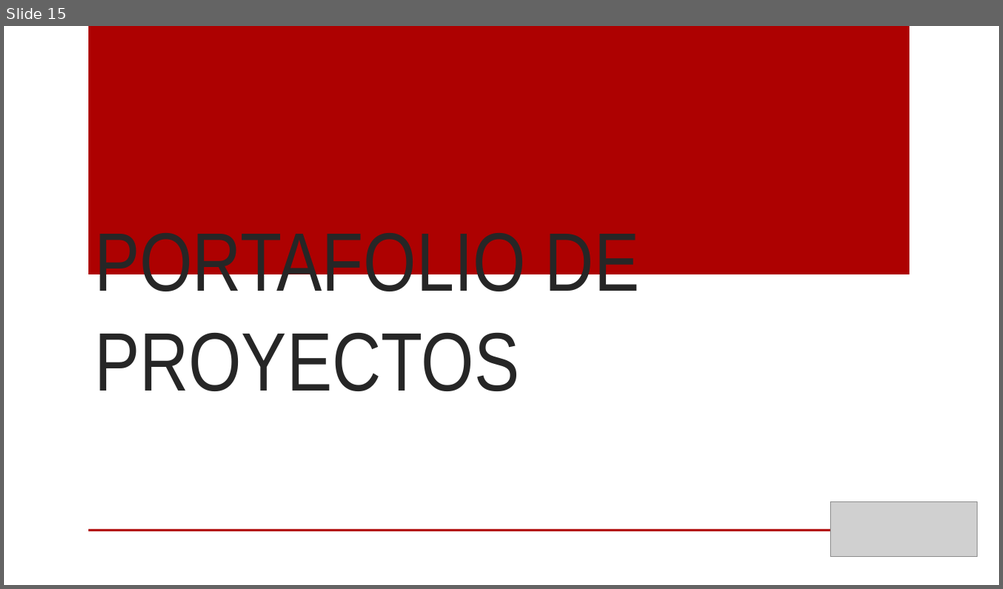
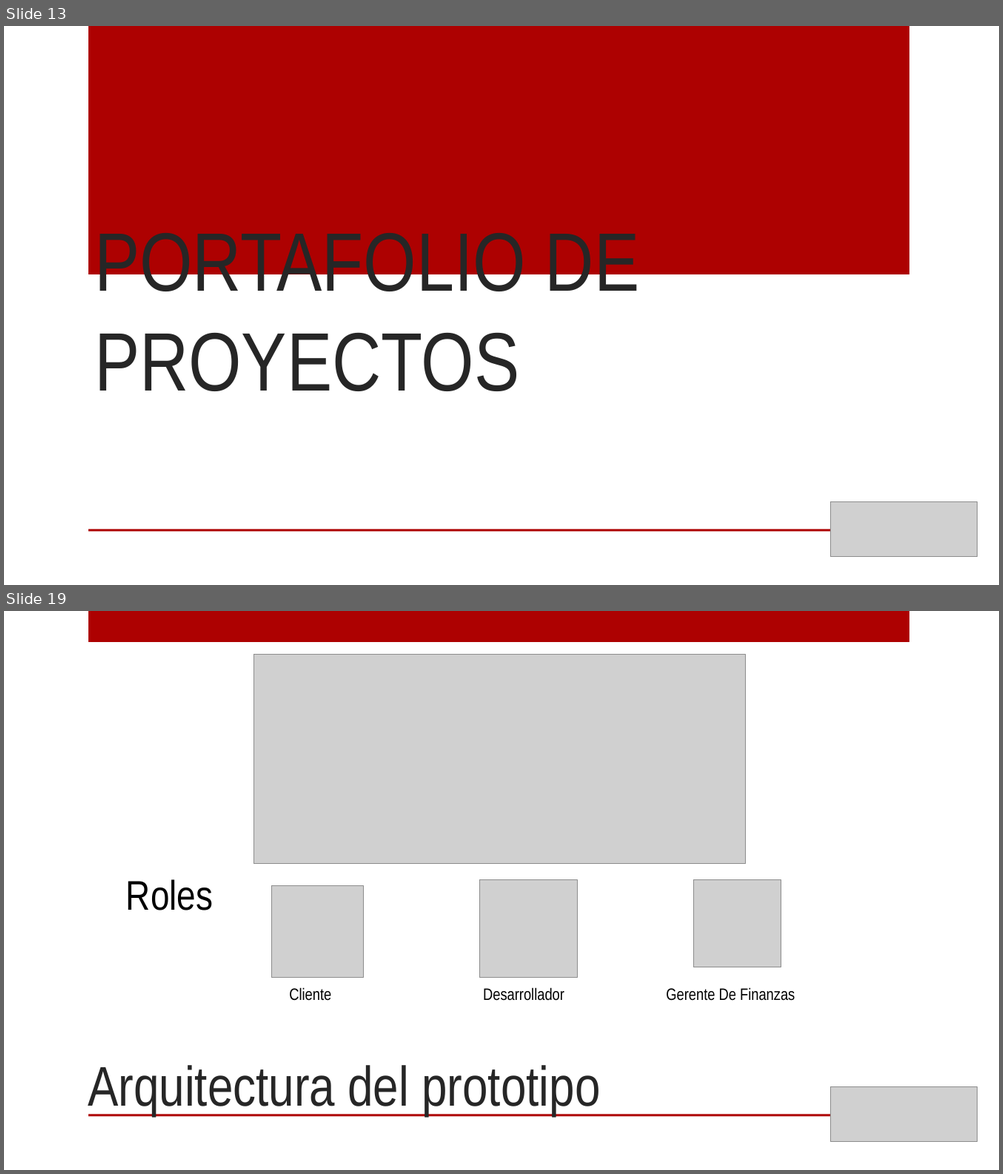
Before and after one commit to Manny2296/AE-APRSOLUTIONSS, a slide deck: co.AE_APRSOLUTIONSS/Presentation/APR Solutionss presentacion.pptx. Shown one above the other, each under a label of ours: slide 15 before the commit, slides 13 and 19 after it; the slides between them are not shown. The pictures are 1003x589 and 1003x1174 pixels, drawn with LibreOffice and Linux fonts; fonts in the diff are those of the drawing; grey boxes stand for pictures; background and template pictures are left out. Boxes give left, top, right and bottom in pixels: in the first picture for what was removed or moved away, otherwise in the second. Text is boxed around its words. In the diff, an @@ line names an element or a change of style, - is before the commit and + after.

```diff
--- a/co.AE_APRSOLUTIONSS/Presentation/APR Solutionss presentacion.pptx
+++ b/co.AE_APRSOLUTIONSS/Presentation/APR Solutionss presentacion.pptx
@@ slide 19 added at (x1=4, y1=611, x2=999, y2=1170), background picture (left out); not listed: 1 template element that a slide beside it also shows @@
@@ rectangle added at (x1=88, y1=611, x2=909, y2=642), fill #AD0101 @@
@@ picture added at (x1=254, y1=655, x2=745, y2=864) @@
@@ text added at (x1=126, y1=880, x2=213, y2=911), 40 pt, text #000000 @@
+Roles
@@ picture added at (x1=272, y1=886, x2=364, y2=977) @@
@@ picture added at (x1=479, y1=880, x2=577, y2=978) @@
@@ picture added at (x1=694, y1=880, x2=781, y2=968) @@
@@ text added at (x1=289, y1=988, x2=331, y2=1001), 16 pt, text #000000 @@
+Cliente
@@ text added at (x1=483, y1=988, x2=564, y2=1001), 16 pt, text #000000 @@
+Desarrollador
@@ text added at (x1=666, y1=988, x2=794, y2=1001), 16 pt, text #000000 @@
+Gerente De Finanzas
@@ text added at (x1=88, y1=1065, x2=600, y2=1117), 54 pt, text #262626 @@
+Arquitectura del prototipo
@@ picture added at (x1=831, y1=1087, x2=977, y2=1142) @@
@@ what was slide 15 is now slide 13 @@
```
Also in this commit, not shown: 5 slides changed, 3 other slides added, 2 slides removed, 35 other files.
